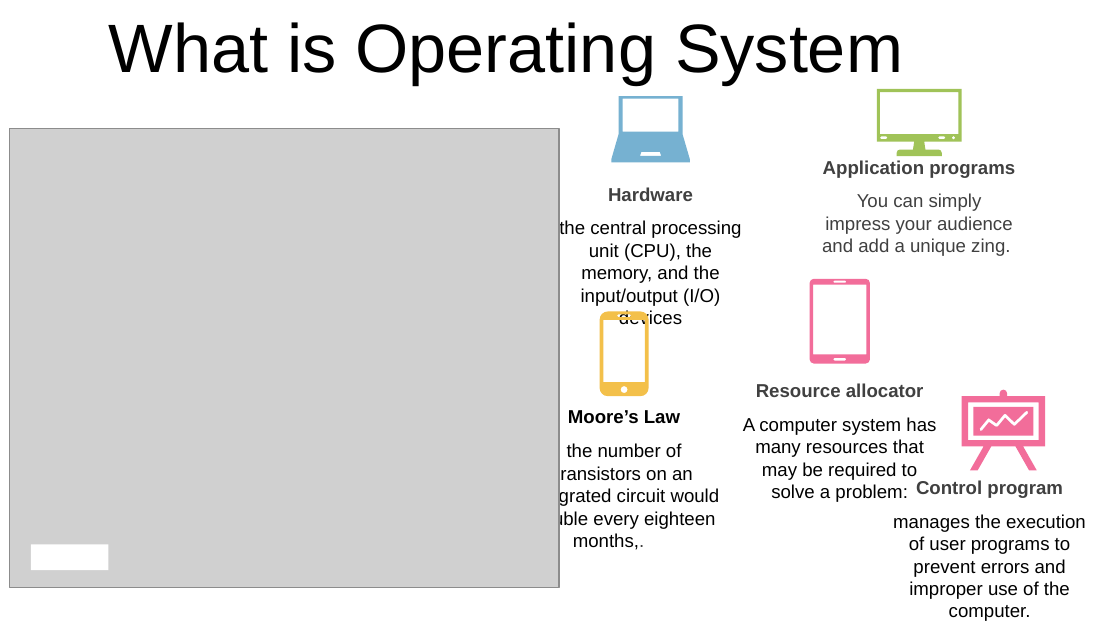
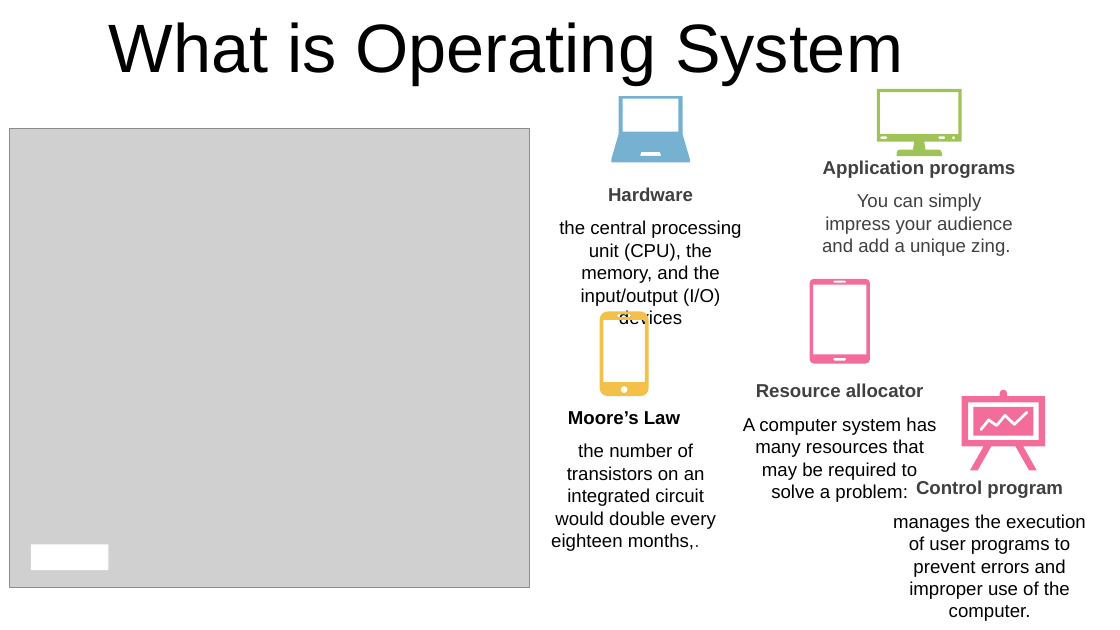
Before and after one commit to HussainDurrani1/uni-material, a slide deck: slide 5 of Semester_5/OS/OS-Slides/1.OS.pptx. Drawn at 1120x630 pixels with LibreOffice and Linux fonts; fonts in the diff are those of the drawing; grey boxes stand for pictures. Boxes give left, top, right and bottom in pixels: in the first picture for what was removed or moved away, otherwise in the second. Text is boxed around its words. In the diff, an @@ line names an element or a change of style, - is before the commit and + after.

```diff
--- a/Semester_5/OS/OS-Slides/1.OS.pptx
+++ b/Semester_5/OS/OS-Slides/1.OS.pptx
@@ picture: place and size @@
-picture at [10,129,559,588]
+picture at [10,129,530,588]
@@ text "the number of transistors on ..." rewrapped from [529,443,720,529] to [551,443,716,551] @@
```
Also in this commit, not shown: 7 other slides changed, 54 other files.
